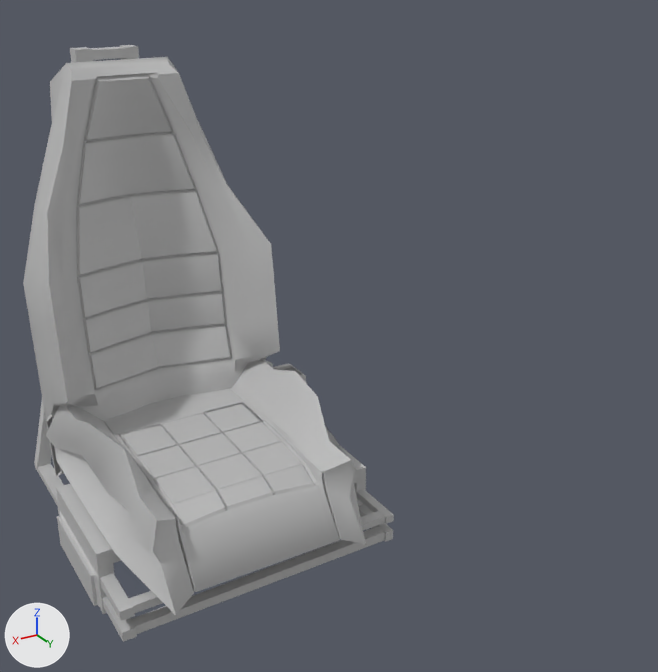
Before and after pictures for a commit that changed the FBX model Assets/Object/chair/chair.fbx.
The view is the same before and after, from a 50 mm lens placed at (0.0431, 0.0958, 0.0483), pointed at (0.0038, 0.0303, 0.0156). Arrows for +X, +Y and +Z are at lower left; the lights stay in place. Where no turn or scale is listed for an object, it has been applied to the vertices.

The first picture shows '_in', '_iron', '_out'.
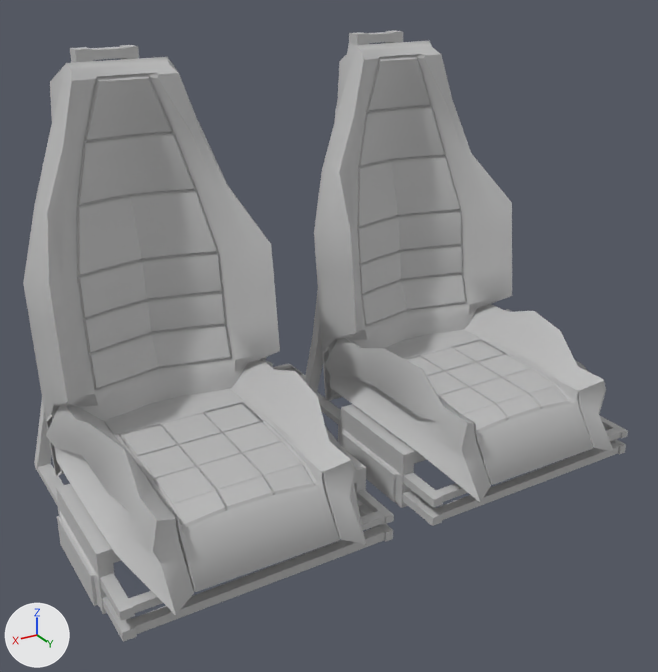
ob_group2 is not drawn itself; it is the parent of ob_iron.

Where the change shows, as pixel boxes (x1, y1, x2, y2) in the pictures (658 x 672 px; the box of a moved part takes in the faces that stretch with it):
'_out.001', added
    after: (23, 40, 614, 615)
'_iron.001', added
    after: (305, 31, 628, 526)
part 1 of me_mesh, moved or reshaped
    before: (303, 374, 364, 466)
    after: (303, 31, 628, 526)
'_in', unchanged, covered by the edit
    before: (23, 57, 280, 476)
'_out', unchanged, covered by the edit
    before: (46, 358, 366, 615)

The edits, one by one:
me_mesh has 1793 vertices, 1763 faces and spans x -1.27..1.27, y -2.0..2.0, z -1.43..1.43.
me_mesh is used by ob_iron; parent ob_group2; location (0.0, 0.0, 0.107).
me_mesh part 1: the whole mesh is moved by (1.66, 2.0, -2.79).
Mesh me_untitled_001 is new.
It has 2954 vertices, 2988 faces and spans x 0.0517..0.1036, y -0.0022..0.0272, z -0.007..0.0289.
It uses material mat_rsmaterial2 (grey #bcbcbc).
Object 'group2' (ob_group2) moves from (0.0166, 0.029, 0.02) to (0.0, 0.0, 0.0).
Object '_out.001' (ob_out_001) is new; it shows me_untitled_001.
Its location is (-0.0753, 0.0172, 0.0103).
Object '_iron.001' (ob_iron_001) is new; it shows me_mesh.
Its parent is ob_group2.
Its location is (-2.849, 0.0, 0.0).
